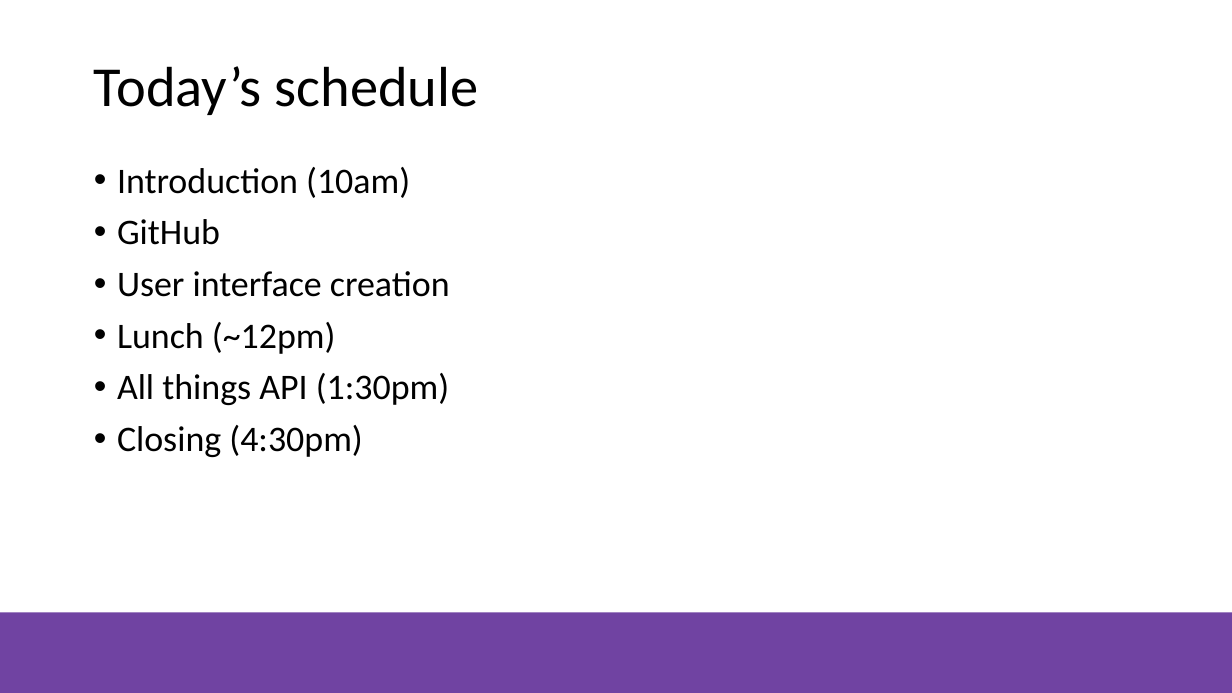
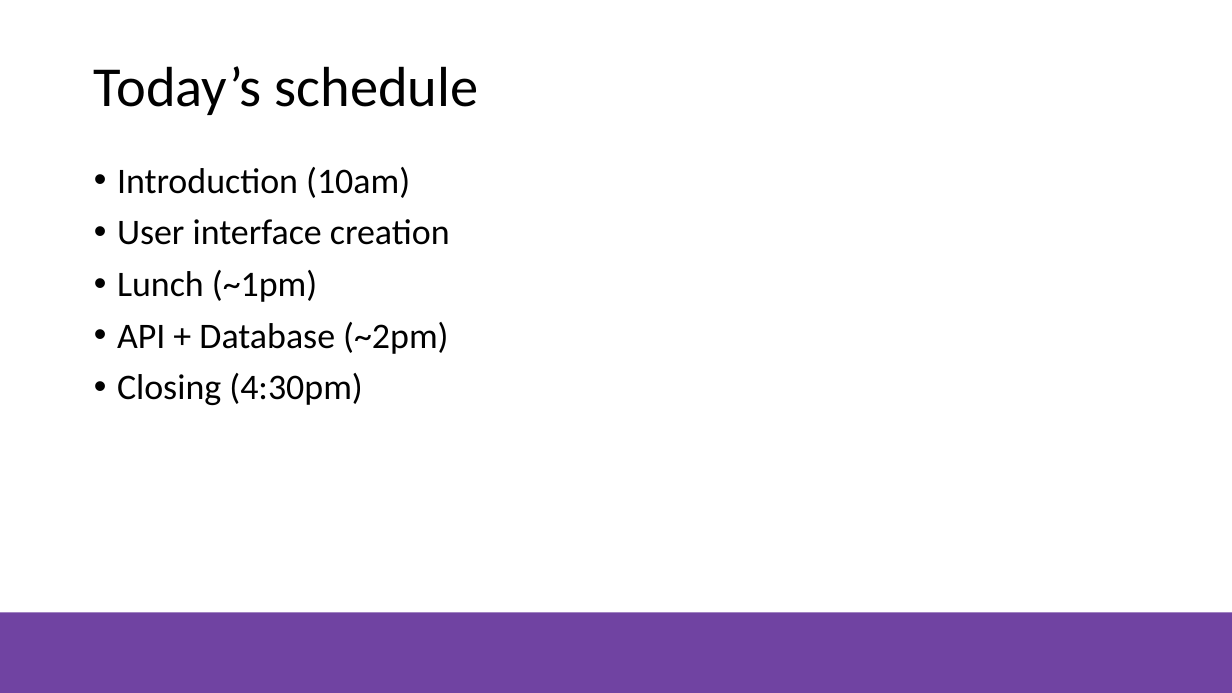
Before and after one commit to NZMSA/2019-Phase-2, a slide deck: slide 2 of Slides/MSA Intro Day 1.pptx (slide 3 before the commit). Drawn at 1232x693 pixels with LibreOffice and Linux fonts; fonts in the diff are those of the drawing; background and template pictures are left out. Boxes give left, top, right and bottom in pixels: in the first picture for what was removed or moved away, otherwise in the second. Text is boxed around its words. In the diff, an @@ line names an element or a change of style, - is before the commit and + after.

```diff
--- a/Slides/MSA Intro Day 1.pptx
+++ b/Slides/MSA Intro Day 1.pptx
@@ text at (x1=117, y1=219, x2=220, y2=245): paragraph removed @@
-• GitHub
@@ text at (x1=117, y1=270, x2=448, y2=354): text changed @@
-• Lunch (~12pm)
-• All things API (1:30pm)
+• Lunch (~1pm)
+• API + Database (~2pm)
```
Also in this commit, not shown: 1 other slide changed, 1 slide removed, 1 other file.
